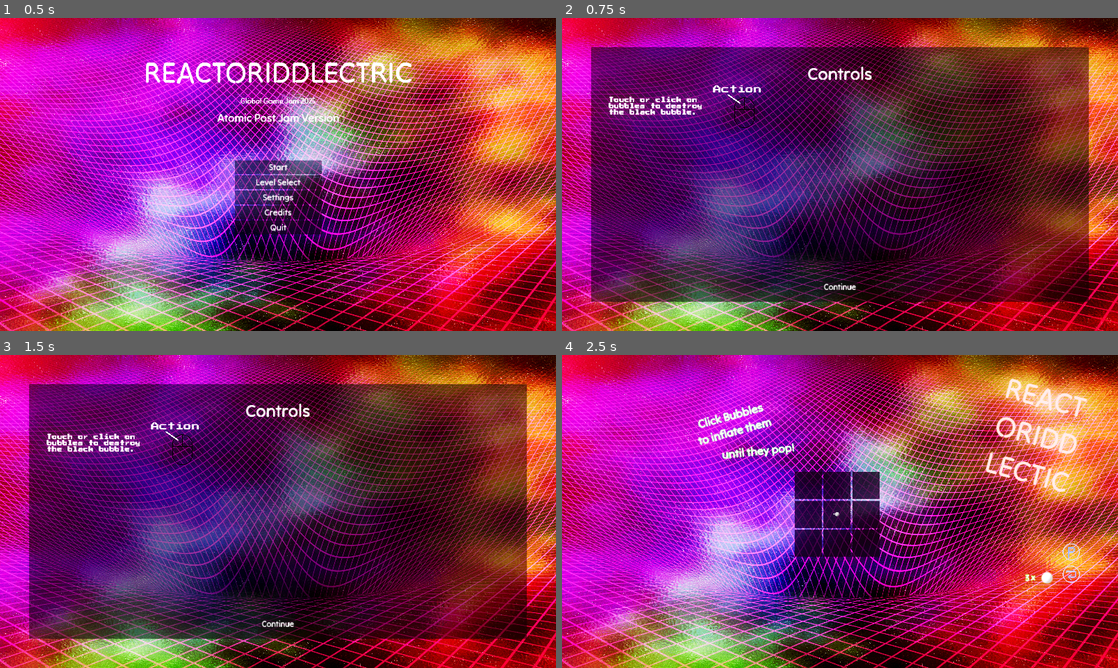
Above: before the commit, frames 1-4 (two rows, left to right).
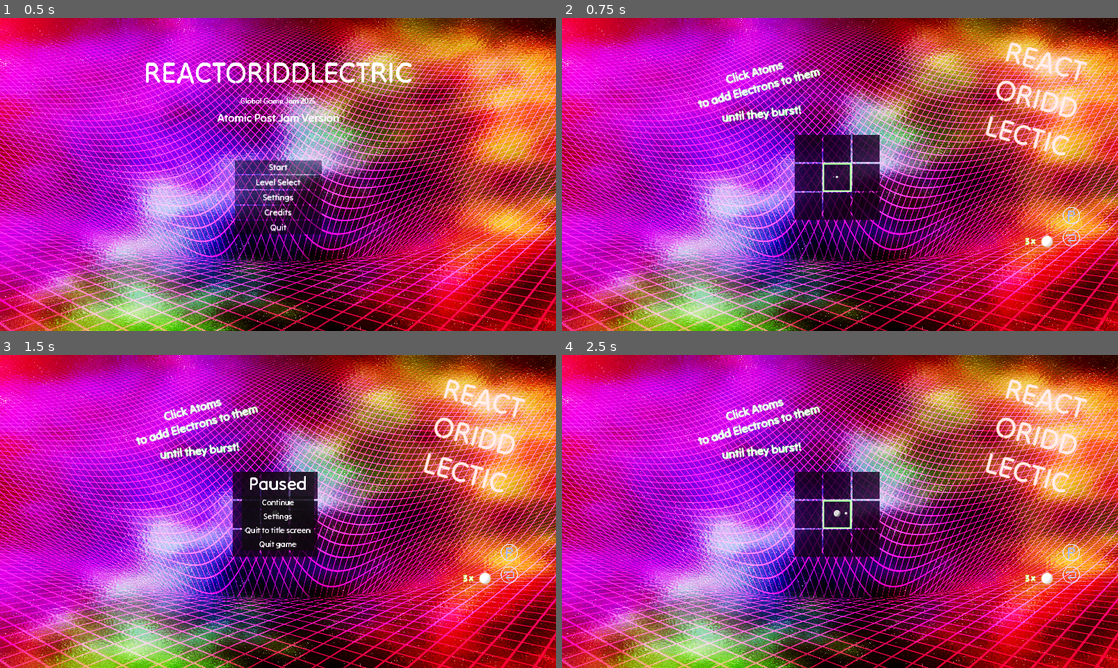
Above: after the commit, the same moments.

Repository: kaiec/ggj25-bubble-game
Game: Godot game, scene res://gamemanager/gamemanager.tscn
Same seed, same stepped clock (60 frames per second), same inputs: the game is played once before the commit and once after it.
Inputs (mouse positions are in pixels of both pictures, inside the frame that each line leads up to):
- Up to frame 1 (0.5 s): no input
- Up to frame 2 (0.75 s): click "Start" at 0.5 s
- Up to frame 3 (1.5 s): click (511, 552) at 1.27 s
- Up to frame 4 (2.5 s): click "Continue" at 2 s

Frame 1 is identical in both runs. In frame 2, 68% of the frame differs, in the area x 5-95%, y 5-91%; in frame 3, 68%; in frame 4, 1.5%.

Commit message:
Todos Tyrix

Diff:
--- a/bubble/basic_bubble.gd
+++ b/bubble/basic_bubble.gd
@@ -120,6 +120,6 @@
 func _process(_delta: float) -> void:
 	if Engine.is_editor_hint(): return
 
-	var pos = engine.area.map_to_local(cell)
-	var time : float = float(Time.get_ticks_msec()) / 200
-	position.y = pos.y + 2 * sin(time + anim_offset)
+	# var pos = engine.area.map_to_local(cell)
+	# var time : float = float(Time.get_ticks_msec()) / 200
+	# position.y = pos.y + 2 * sin(time + anim_offset)
--- a/bubble/game_objects/bad_bubble.tscn
+++ b/bubble/game_objects/bad_bubble.tscn
@@ -3,5 +3,5 @@
 [ext_resource type="PackedScene" uid="uid://cbm74kal33eq3" path="res://bubble/game_objects/basic_bubble.tscn" id="1_7mebs"]
 
 [node name="BadBubble" groups=["goal", "unclickable"] instance=ExtResource("1_7mebs")]
-modulate = Color(1.2, 0.25, 0.556, 1)
+modulate = Color(1, 0.25, 0.556, 1)
 class_type = "BadBubble"
--- a/bubble/gui.gd
+++ b/bubble/gui.gd
@@ -19,8 +19,8 @@
 func _process(_delta: float) -> void:
 	if Engine.is_editor_hint(): return
 
-	var time : float = float(Time.get_ticks_msec()) / 200
-	position.y = original_pos.y + 2 * sin(time + anim_offset)
+	# var time : float = float(Time.get_ticks_msec()) / 200
+	# position.y = original_pos.y + 2 * sin(time + anim_offset)
 
 
 func set_remaining_bubbles(amount : int):
--- a/gamemanager/gamemanager.gd
+++ b/gamemanager/gamemanager.gd
@@ -49,7 +49,8 @@
 
 func _start_game() -> void:
 	level = 0
-	_show_controls()
+	# _show_controls()
+	_next_level()
 
 #region Pausing
 
@@ -57,7 +58,7 @@
 	InputManager.set_is_paused(true)
 	if not OS.has_feature("web"):
 		pause_menu.show_quit_button()
-	pause_menu.move_to_front()
+	menu_layer.move_to_front()
 	pause_menu.show()
 	get_tree().paused = true
 
--- a/levels/new_levels/level_1.tscn
+++ b/levels/new_levels/level_1.tscn
@@ -39,8 +39,8 @@
 rotation = -0.268365
 theme = ExtResource("6_qjr5y")
 theme_override_font_sizes/font_size = 40
-text = "Click Bubbles
-to inflate them"
+text = "Click Atoms
+to add Electrons to them"
 horizontal_alignment = 1
 
 [node name="Label2" type="Label" parent="."]
@@ -51,4 +51,4 @@
 rotation = -0.106134
 theme = ExtResource("6_qjr5y")
 theme_override_font_sizes/font_size = 40
-text = "until they pop!"
+text = "until they burst!"
--- a/levels/new_levels/level_2.tscn
+++ b/levels/new_levels/level_2.tscn
@@ -44,13 +44,14 @@
 size = 3
 
 [node name="Label" type="Label" parent="."]
-offset_left = 250.0
-offset_top = 250.0
-offset_right = 624.0
-offset_bottom = 355.0
+offset_left = 225.0
+offset_top = 174.0
+offset_right = 638.0
+offset_bottom = 333.0
 rotation = -0.0970384
 theme = ExtResource("7_f3ea7")
 theme_override_font_sizes/font_size = 40
-text = "Some Bubbles spawn
-new Bubbles!"
+text = "Some Atoms emit
+Electrons when
+they burst (they glow!)!"
 horizontal_alignment = 1
--- a/levels/new_levels/level_3.tscn
+++ b/levels/new_levels/level_3.tscn
@@ -51,6 +51,6 @@
 theme = ExtResource("7_x4cfg")
 theme_override_font_sizes/font_size = 40
 text = "You have limited
-clicks to pop all
-the red bubbles!"
+electrons to burst
+all the red bubbles!"
 horizontal_alignment = 1
--- a/levels/new_levels/level_9.tscn
+++ b/levels/new_levels/level_9.tscn
@@ -14,7 +14,7 @@
 max_clicks = 3
 
 [node name="Area" type="TileMapLayer" parent="."]
-position = Vector2(250, -50)
+position = Vector2(350, -50)
 tile_map_data = PackedByteArray("AAADAAMAAAABAAAAAAADAAQAAAABAAAAAAAFAAUAAAABAAAAAAAFAAQAAAABAAAAAAAFAAMAAAABAAAAAAAEAA …(192 unchanged characters)…
 tile_set = ExtResource("2_wejv7")
 
@@ -26,7 +26,7 @@
 
 [node name="Bubbles" type="Node2D" parent="."]
 unique_name_in_owner = true
-position = Vector2(250, -50)
+position = Vector2(350, -50)
 
 [node name="Bubble" parent="Bubbles" instance=ExtResource("5_0gyax")]
 position = Vector2(350, 350)
--- a/levels/level_1.tscn
+++ b/levels/old_stuff/level_1.tscn
@@ -34,8 +34,8 @@
 offset_right = 293.0
 offset_bottom = 84.0
 theme = ExtResource("6_cm7rx")
-text = "Click Bubbles
-to inflate them"
+text = "Click Atoms to add
+Electrons to them"
 horizontal_alignment = 1
 
 [node name="Label2" type="Label" parent="."]
@@ -44,4 +44,4 @@
 offset_right = 304.0
 offset_bottom = 295.0
 theme = ExtResource("6_cm7rx")
-text = "until they pop!"
+text = "until they burst!"
--- a/ui/screens/win-screen/win_screen.tscn
+++ b/ui/screens/win-screen/win_screen.tscn
@@ -1,15 +1,12 @@
-[gd_scene load_steps=6 format=3 uid="uid://g2g8hydsgxid"]
+[gd_scene load_steps=5 format=3 uid="uid://g2g8hydsgxid"]
 
 [ext_resource type="Theme" uid="uid://hheneshfv1b2" path="res://ui/themes/your_theme.tres" id="1_ax6c2"]
 [ext_resource type="Script" path="res://ui/screens/win-screen/win_screen.gd" id="1_lgw0b"]
-[ext_resource type="FontFile" uid="uid://cbt6png2tnpyv" path="res://bubble/assets/fonts/PressStart2P-Regular.ttf" id="3_akqyy"]
 
 [sub_resource type="LabelSettings" id="LabelSettings_rbmgw"]
-font = ExtResource("3_akqyy")
 font_size = 77
 
 [sub_resource type="LabelSettings" id="LabelSettings_rvyxm"]
-font = ExtResource("3_akqyy")
 font_size = 25
 
 [node name="WinScreen" type="MarginContainer"]
Renamed: levels/kai_1.tscn -> levels/old_stuff/kai_1.tscn
Renamed: levels/kai_2.tscn -> levels/old_stuff/kai_2.tscn
Renamed: levels/level_2.tscn -> levels/old_stuff/level_2.tscn
Renamed: levels/level_3.tscn -> levels/old_stuff/level_3.tscn
Renamed: levels/level_4.tscn -> levels/old_stuff/level_4.tscn
Renamed: levels/level_5.tscn -> levels/old_stuff/level_5.tscn
Renamed: levels/level_6.tscn -> levels/old_stuff/level_6.tscn
Renamed: levels/level_7.tscn -> levels/old_stuff/level_7.tscn
Renamed: levels/level_8.tscn -> levels/old_stuff/level_8.tscn
Renamed: levels/spriteTest.tscn -> levels/old_stuff/spriteTest.tscn
